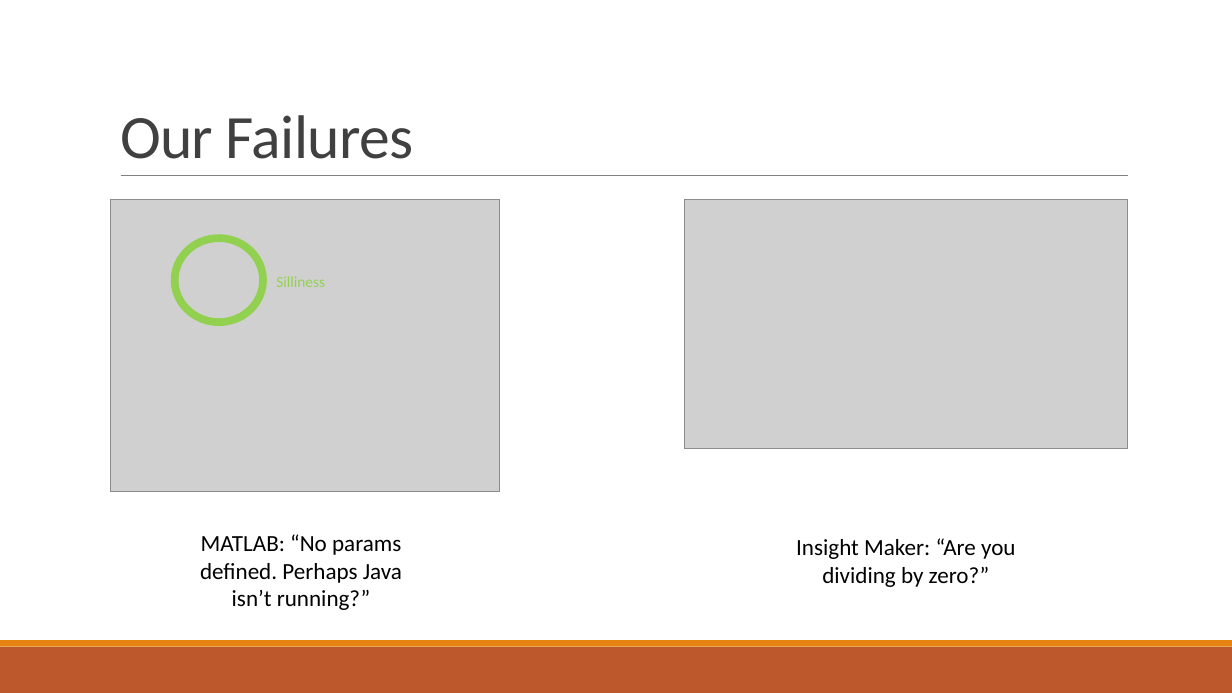
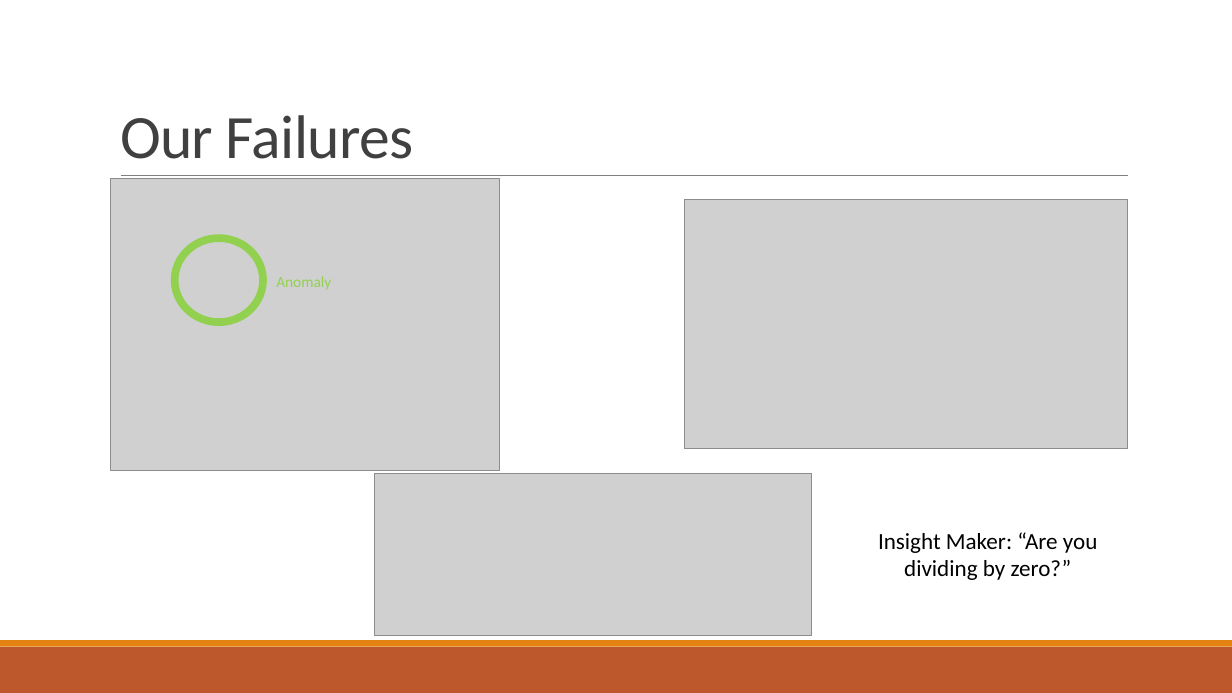
Before and after one commit to aehoppe/RTG, a slide deck: slide 9 of On RTG Design.pptx (slide 6 before the commit). Drawn at 1232x693 pixels with LibreOffice and Linux fonts; fonts in the diff are those of the drawing; grey boxes stand for pictures. Boxes give left, top, right and bottom in pixels: in the first picture for what was removed or moved away, otherwise in the second. Text is boxed around its words. In the diff, an @@ line names an element or a change of style, - is before the commit and + after.

```diff
--- a/On RTG Design.pptx
+++ b/On RTG Design.pptx
@@ picture moved from (x1=111, y1=200, x2=500, y2=492) to (x1=111, y1=178, x2=500, y2=470) @@
@@ text at (x1=276, y1=276, x2=331, y2=290): text changed @@
-Silliness
+Anomaly
@@ picture added at (x1=374, y1=473, x2=811, y2=636) @@
@@ text removed at (x1=200, y1=534, x2=402, y2=610) @@
-MATLAB: “No params defined. Perhaps Java isn’t running?”
@@ text "Insight Maker: “Are you dividing ..." moved from (x1=796, y1=538, x2=1015, y2=587) to (x1=878, y1=532, x2=1097, y2=580) @@
```
Also in this commit, not shown: 5 other slides changed, 3 slides added, 2 other files.
